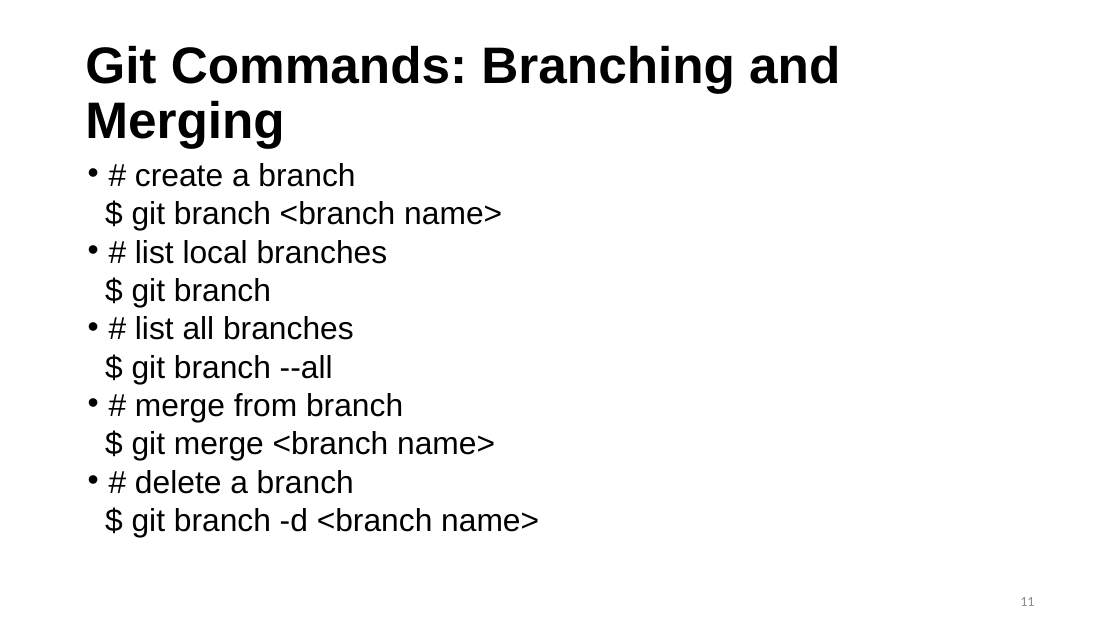
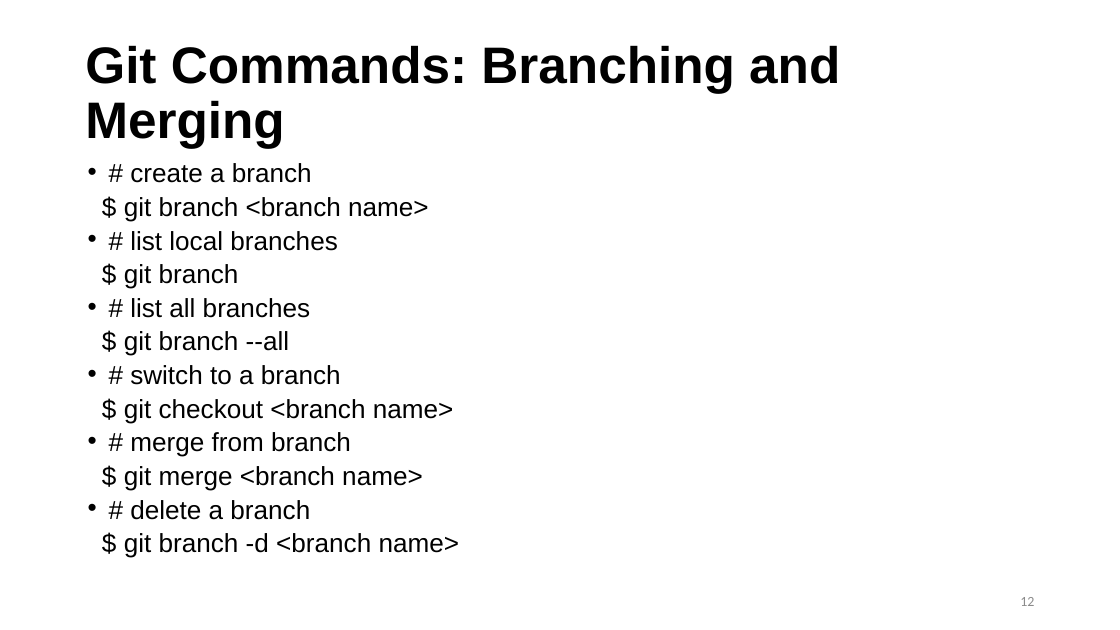
Before and after one commit to postmda/F2019-MDA610, a slide deck: slide 12 of Chapter 1/chapter1.pptx (slide 11 before the commit). Drawn at 1120x630 pixels with LibreOffice and Linux fonts; fonts in the diff are those of the drawing; background and template pictures are left out. Boxes give left, top, right and bottom in pixels: in the first picture for what was removed or moved away, otherwise in the second. Text is boxed around its words. In the diff, an @@ line names an element or a change of style, - is before the commit and + after.

```diff
--- a/Chapter 1/chapter1.pptx
+++ b/Chapter 1/chapter1.pptx
@@ text at box(124, 163, 460, 558): size 27.2 to 22.4 pt in "# create a branch", "$ git branch <branch name>", "# list local branches", "$ git branch" and 6 more places @@
@@ text at box(124, 365, 454, 424): paragraphs added @@
+• # switch to a branch
+$ git checkout <branch name>
@@ page number at box(1020, 597, 1034, 606): text changed @@
-11
+12
```
Also in this commit, not shown: 3 other slides changed, 3 other files.
